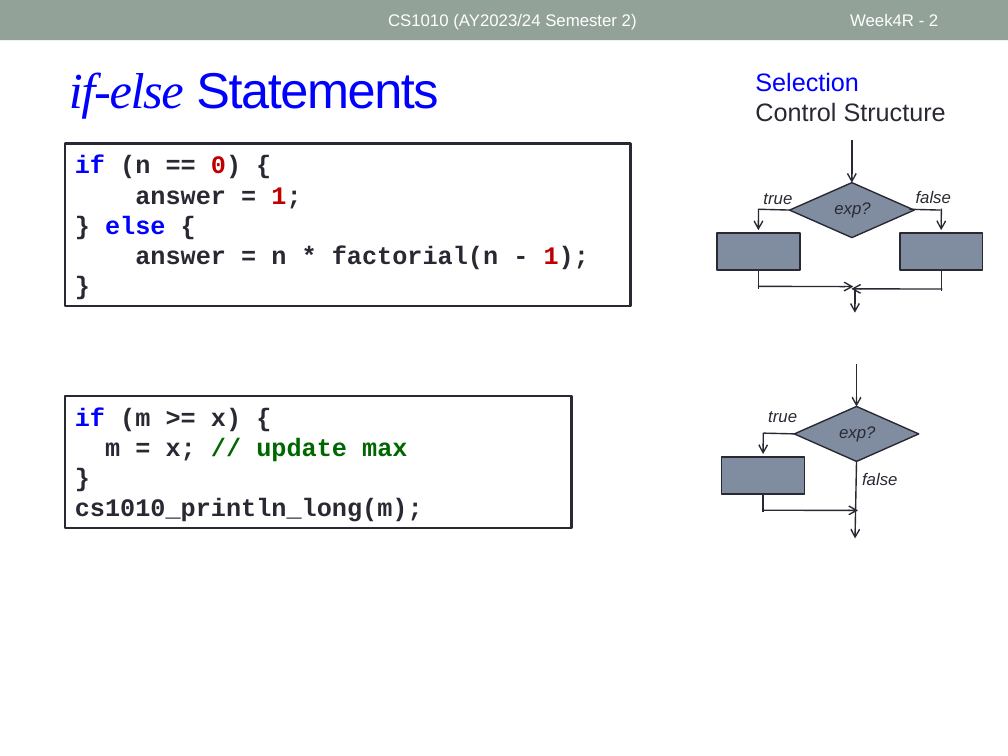
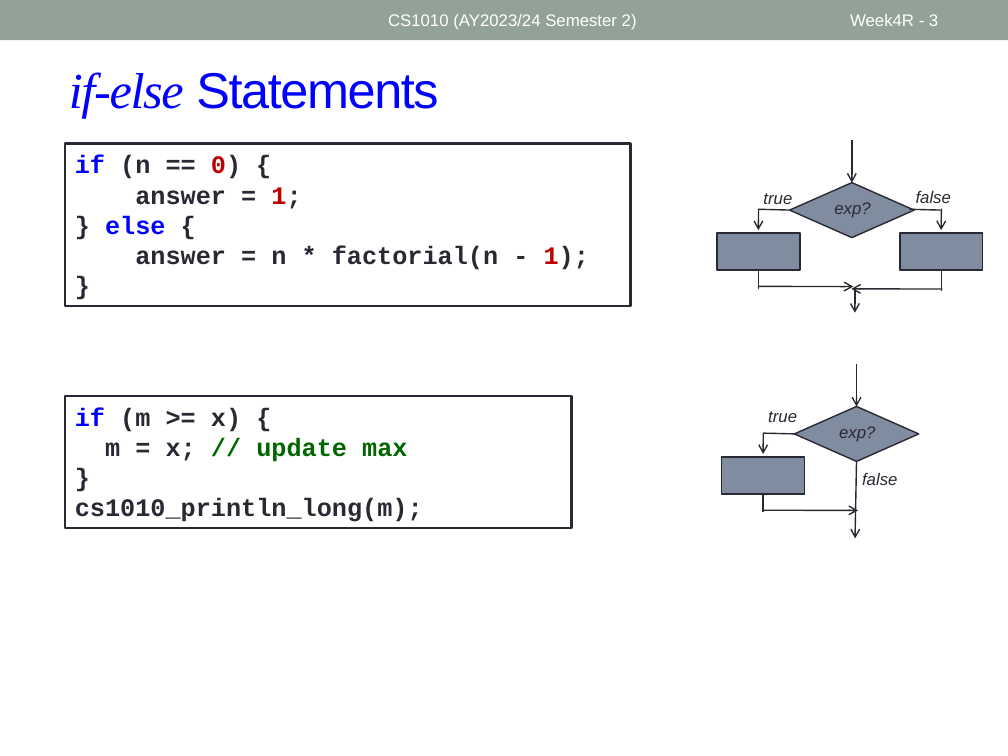
Before and after one commit to nus-cs1010-2425-s2/website, a slide deck: slide 3 of slides/Week4_Recap.pptx (slide 2 before the commit). Drawn at 1008x756 pixels with LibreOffice and Linux fonts; fonts in the diff are those of the drawing. Boxes give left, top, right and bottom in pixels: in the first picture for what was removed or moved away, otherwise in the second. Text is boxed around its words. In the diff, an @@ line names an element or a change of style, - is before the commit and + after.

```diff
--- a/slides/Week4_Recap.pptx
+++ b/slides/Week4_Recap.pptx
@@ page number at <box>850,14,938,26</box>: text changed @@
-Week4R - 2
+Week4R - 3
@@ text removed at <box>755,72,946,122</box> @@
-Selection
-Control Structure
```
Also in this commit, not shown: 1 slide added, 2 other files.
